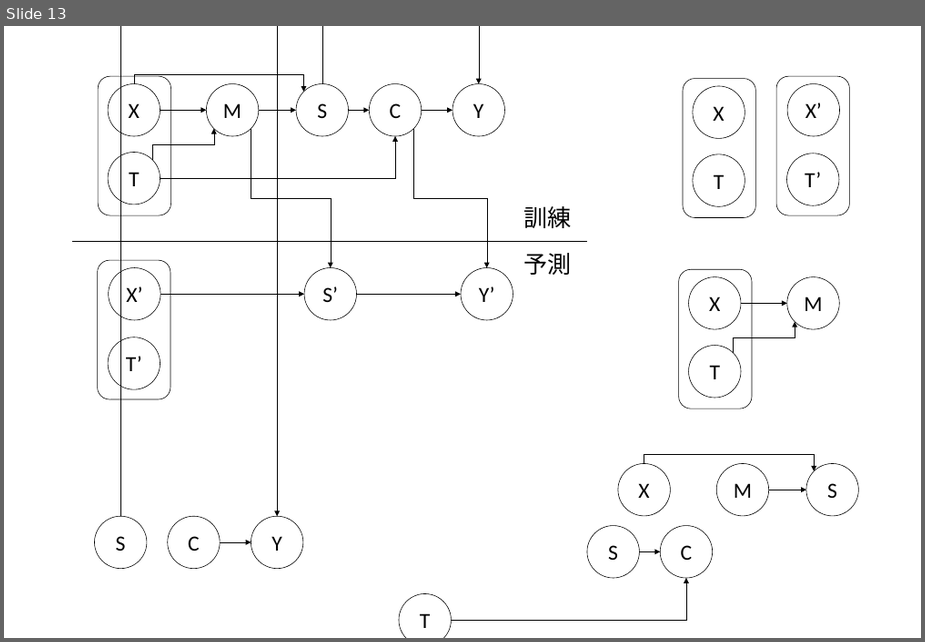
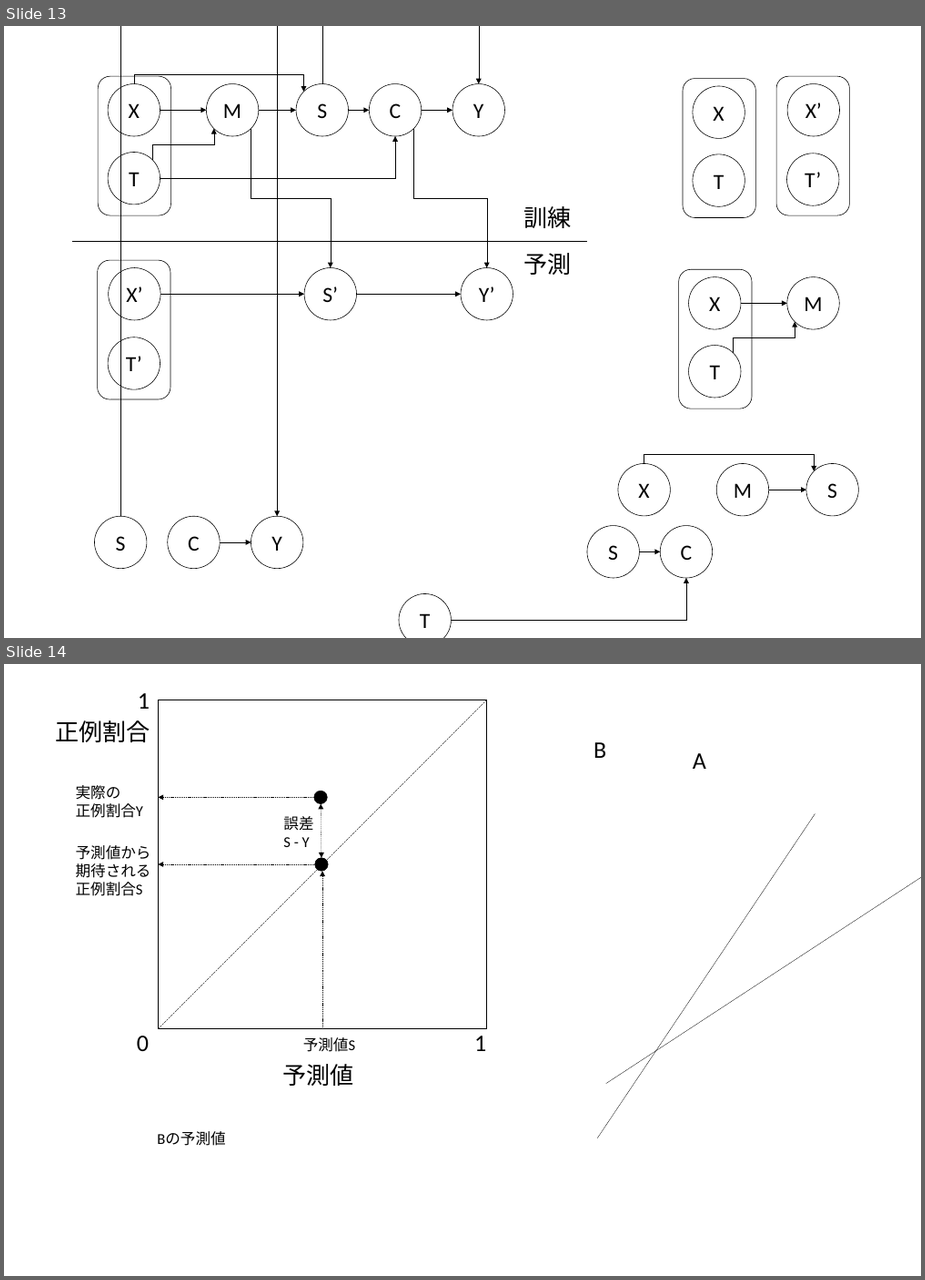
Before and after one commit to Rio114/MachineLearning, a slide deck: unbalance/images.pptx. Shown one above the other, each under a label of ours: slide 13 before the commit, slides 13 and 14 after it. The pictures are 925x642 and 925x1280 pixels, drawn with LibreOffice and Linux fonts; fonts in the diff are those of the drawing. Boxes give left, top, right and bottom in pixels: in the first picture for what was removed or moved away, otherwise in the second. Text is boxed around its words. In the diff, an @@ line names an element or a change of style, - is before the commit and + after.

```diff
--- a/unbalance/images.pptx
+++ b/unbalance/images.pptx
@@ slide 14 added at (4, 664, 921, 1276), background #FFFFFF @@
@@ text added at (138, 693, 150, 709), 44 pt, text #000000 @@
+1
@@ rectangle added at (158, 699, 487, 1029), outline #000000 1 pt @@
@@ line added from (487, 699) to (158, 1029), #000000 0.5 pt dashed @@
@@ text added at (55, 720, 150, 742), 44 pt, text #000000 @@
+正例割合
@@ text added at (594, 742, 606, 758), 44 pt, text #000000 @@
+B
@@ text added at (693, 753, 707, 769), 44 pt, text #000000 @@
+A
@@ text added at (76, 785, 143, 818), 28 pt, text #000000 @@
+実際の
+正例割合Y
@@ arrow added from (322, 797) to (158, 797), #000000 0.5 pt dashed @@
@@ ellipse added at (314, 790, 327, 804), fill #000000, outline #000000 1 pt @@
@@ text added at (283, 816, 313, 847), 28 pt, text #000000 @@
+誤差
+S - Y
@@ double arrow added from (321, 804) to (322, 858), #000000 0.5 pt dashed @@
@@ line added from (598, 1138) to (815, 813), #000000 0.5 pt @@
@@ text added at (76, 845, 151, 896), 28 pt, text #000000 @@
+予測値から期待される正例割合S
@@ arrow added from (322, 864) to (158, 864), #000000 0.5 pt dashed @@
@@ ellipse added at (315, 858, 328, 871), fill #000000, outline #000000 1 pt @@
@@ arrow added from (322, 1029) to (322, 871), #000000 0.5 pt dashed @@
@@ line added from (606, 1083) to (921, 868), #000000 0.5 pt @@
@@ text added at (137, 1035, 149, 1051), 44 pt, text #000000 @@
+0
@@ text added at (303, 1037, 355, 1052), 28 pt, text #000000 @@
+予測値S
@@ text added at (474, 1035, 486, 1051), 44 pt, text #000000 @@
+1
@@ text added at (283, 1063, 354, 1085), 44 pt, text #000000 @@
+予測値
@@ text added at (157, 1131, 225, 1145), 28 pt, text #000000 @@
+Bの予測値
```
Also in this commit, not shown: 1 other slide added, 18 other files.
